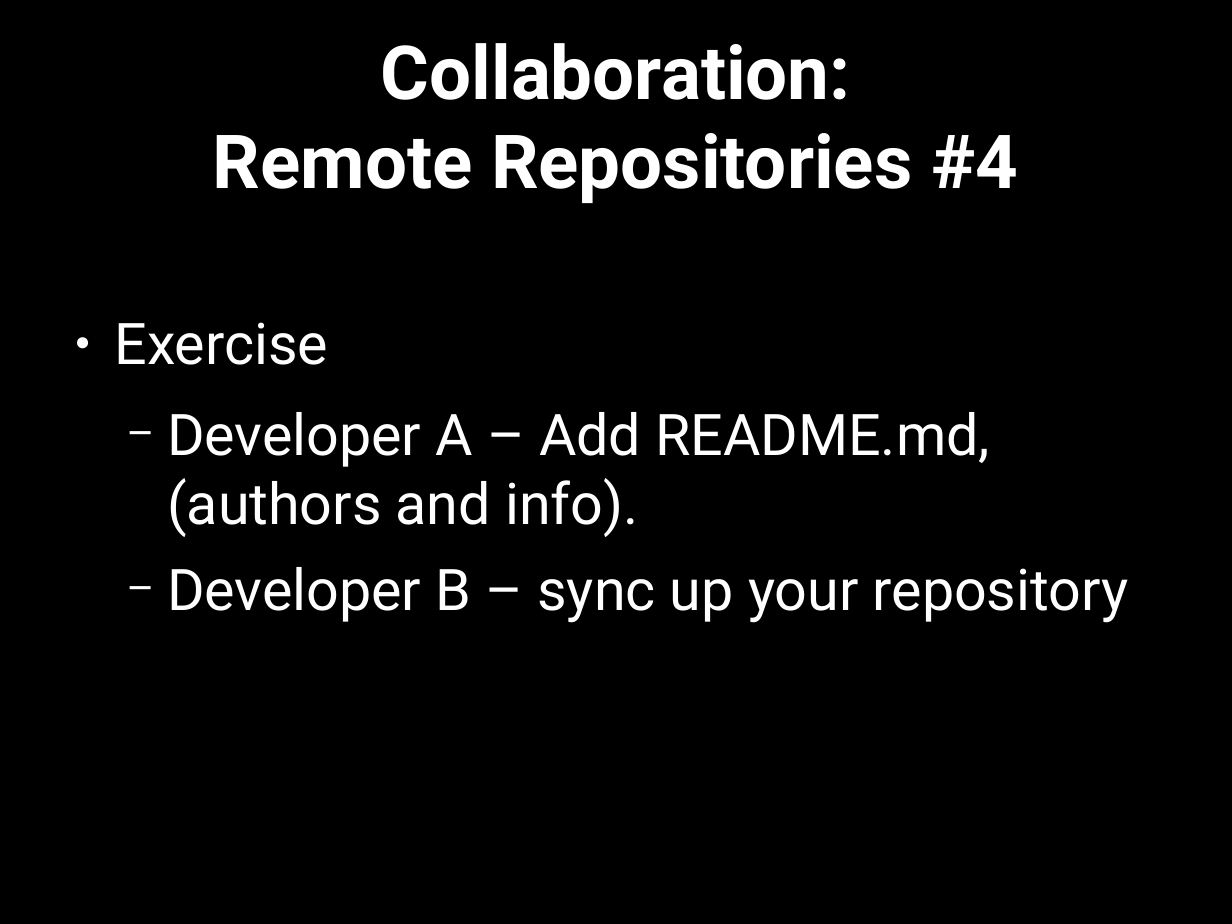
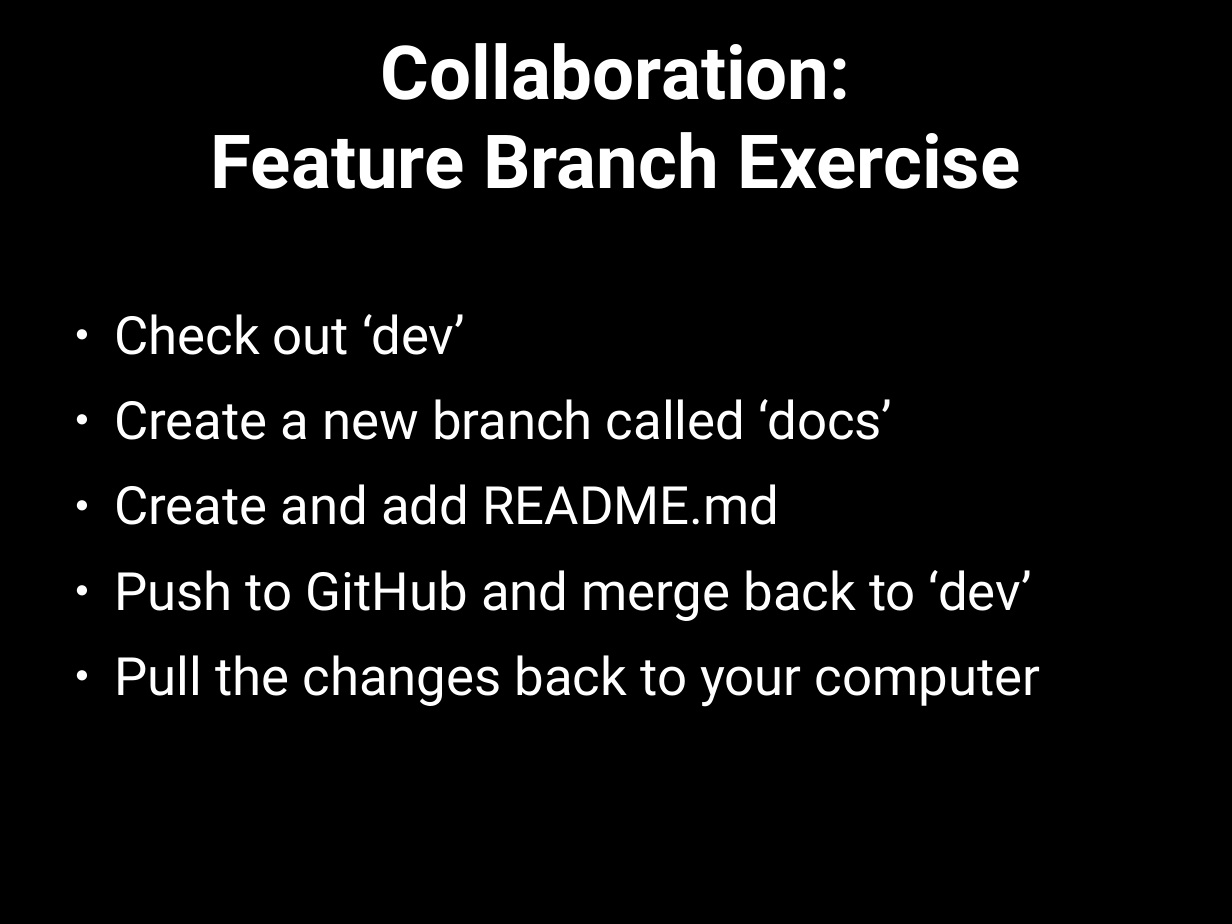
Before and after one commit to softwaresaved/2020-04-30-ramp-swc, a slide deck: slide 23 of novice/git/version-control-with-git-slides.odp (slide 25 before the commit). Drawn at 1232x924 pixels with LibreOffice and Linux fonts; fonts in the diff are those of the drawing. Boxes give left, top, right and bottom in pixels: in the first picture for what was removed or moved away, otherwise in the second. Text is boxed around its words. In the diff, an @@ line names an element or a change of style, - is before the commit and + after.

```diff
--- a/novice/git/version-control-with-git-slides.odp
+++ b/novice/git/version-control-with-git-slides.odp
@@ title at [211, 43, 1020, 189]: text changed @@
-Collaboration:
-Remote Repositories #4
+Collaboration:
+Feature Branch Exercise
@@ text at [114, 314, 1040, 707]: text changed; size 37 to 34 pt @@
-● Exercise
-  − Developer A – Add README.md, (authors and info).
-  − Developer B – sync up your repository
+● Check out ‘dev’
+● Create a new branch called ‘docs’
+● Create and add README.md
+● Push to GitHub and merge back to ‘dev’
+● Pull the changes back to your computer
```
Also in this commit, not shown: 3 other slides changed, 5 slides removed, 10 other files.
